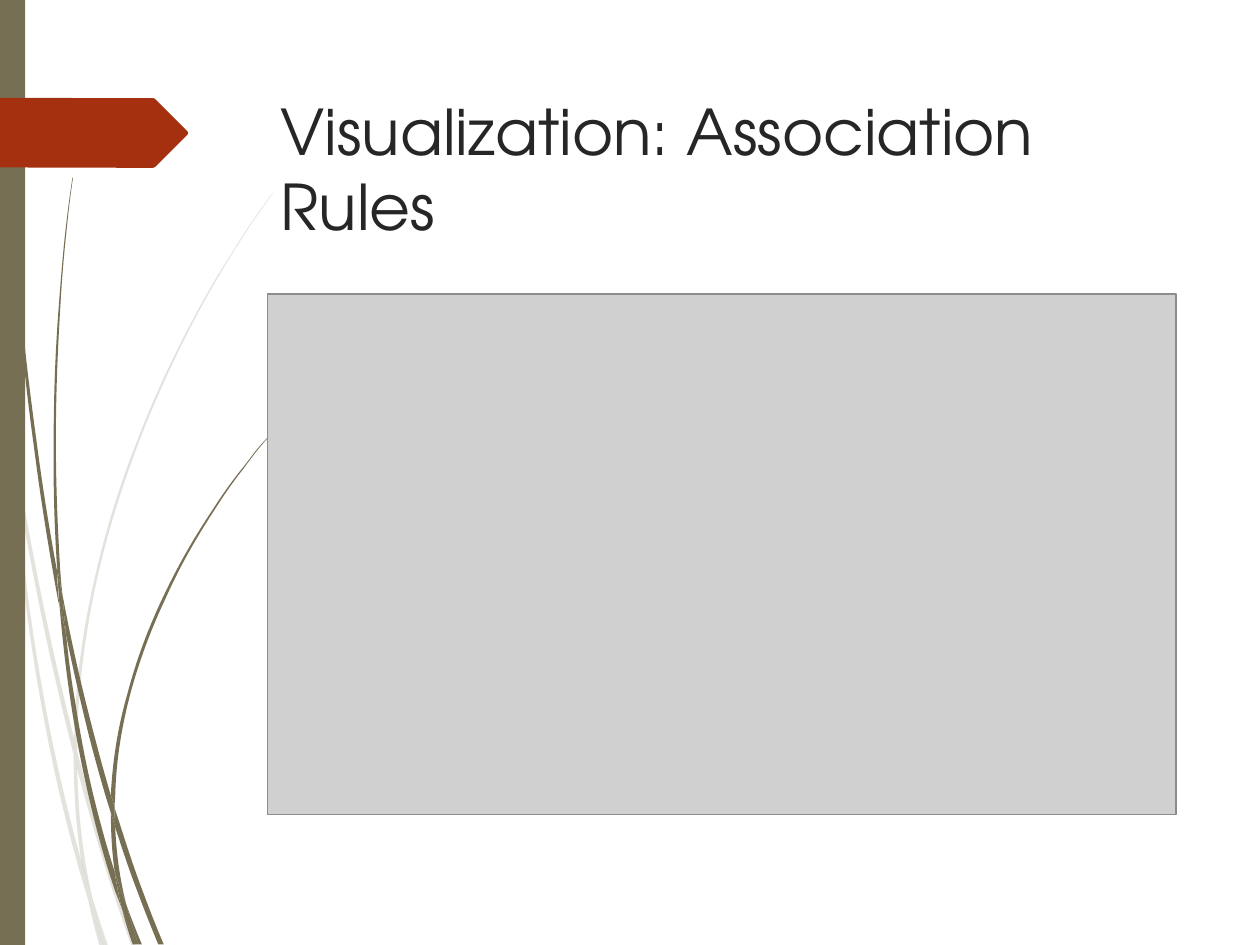
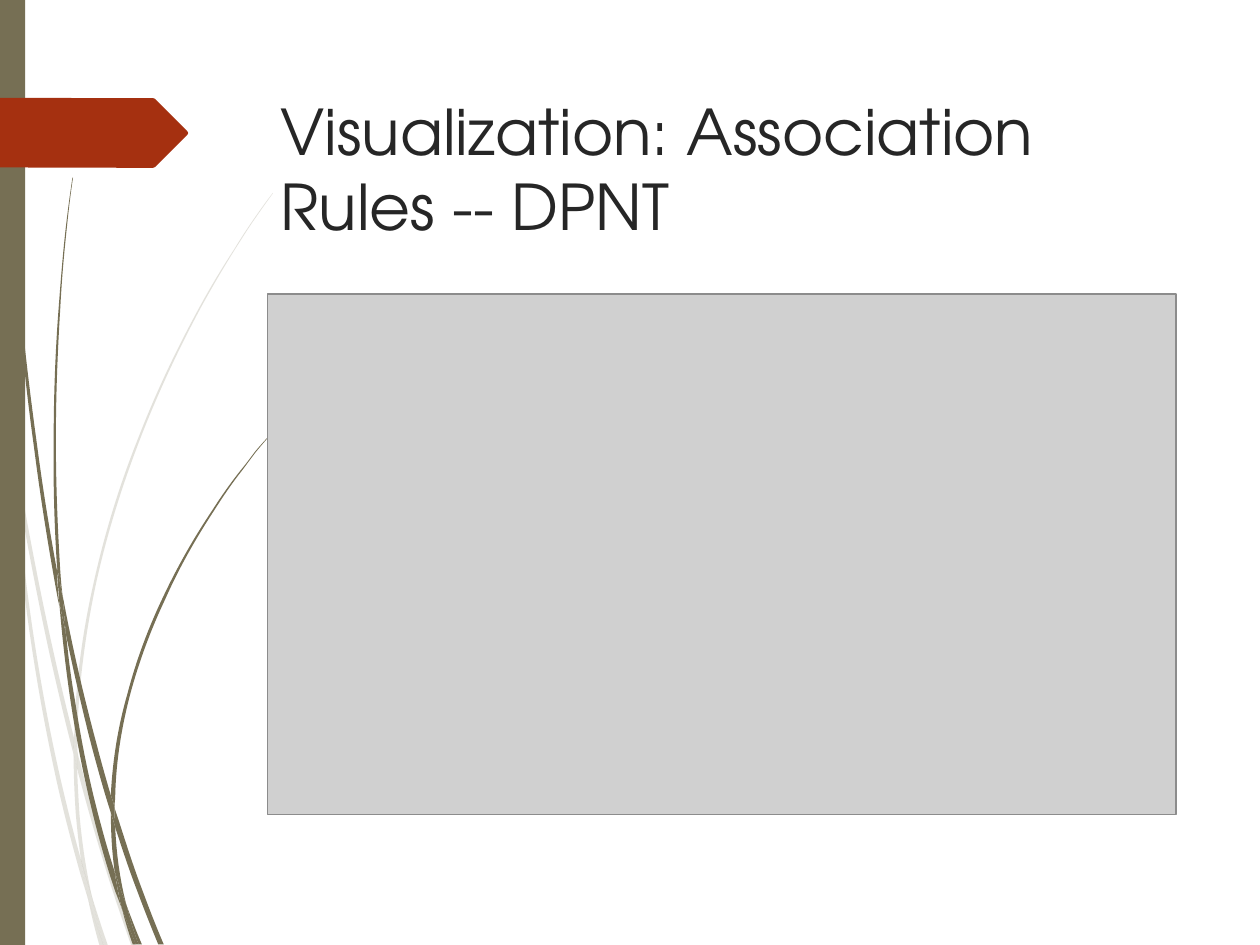
Before and after one commit to Iron-Ham/CPS585, a slide deck: slide 9 of cps585-weather analysis.ppt. Drawn at 1260x945 pixels with LibreOffice and Linux fonts; fonts in the diff are those of the drawing; grey boxes stand for pictures; background and template pictures are left out. Boxes give left, top, right and bottom in pixels: in the first picture for what was removed or moved away, otherwise in the second. Text is boxed around its words. In the diff, an @@ line names an element or a change of style, - is before the commit and + after.

```diff
--- a/cps585-weather analysis.ppt
+++ b/cps585-weather analysis.ppt
@@ title at [281, 108, 1034, 231]: text changed @@
-Visualization: Association Rules
+Visualization: Association Rules -- DPNT
```
Also in this commit, not shown: 1 other slide changed, 1 slide added.
